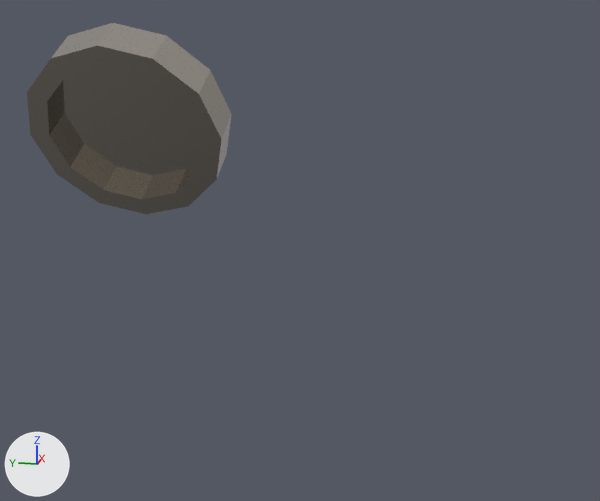
One commit to the glTF model src/worlds/Space_Room/assets/models/outlet_main_r_1.glb: the scene before it, then after it.
Before and after are seen from a camera (50 mm lens) standing at (-1.483, -1.027, 1.53) and looking at (-0.656, -0.862, 1.323). The axes (+X, +Y, +Z) are drawn at lower left. The lights are the same throughout.
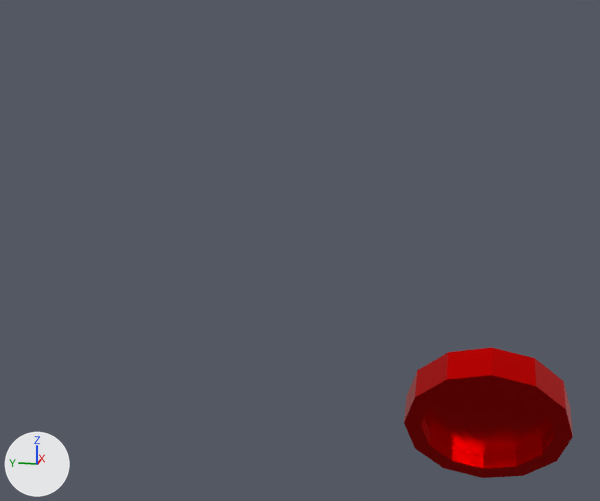
Location of each change, [x1, y1, x2, y2] in pixels of the pictures (600 x 501 px):
'Cylinder.084', recoloured, moved, turned
    before: [27, 23, 232, 214]
    after: [404, 348, 573, 478]

Edits to the bpy script that builds the scene:
```text
Add mat_red:
    mat_red = principled_material('red')
    mat_red.base_color = (0.8, 0.0, 0.0)  # red #e70000
    mat_red.metallic = 1.0
    mat_red.roughness = 0.327
Change me_cylinder_040:
    where me_cylinder_040.from_pydata(...)  # 48 vertices, 92 faces; spans x -1.0..1.0, y -1.0..1.0, z -1.0..1.0
    remove me_cylinder_040.materials.append(mat_scuffed_titanium_pbr)
    add me_cylinder_040.materials.append(mat_red)  # red #e70000
Change ob_cylinder_084:
    ob_cylinder_084.location: (-0.7426, -0.7176, 1.4588) -> (-0.5725, -1.0646, 1.1173)
    ob_cylinder_084.rotation_euler: (0.0, -1.062, 3.142) -> (0.0, -1.1, 3.142)  # degrees (0, -61, 180) -> degrees (0, -63, 180)
```
